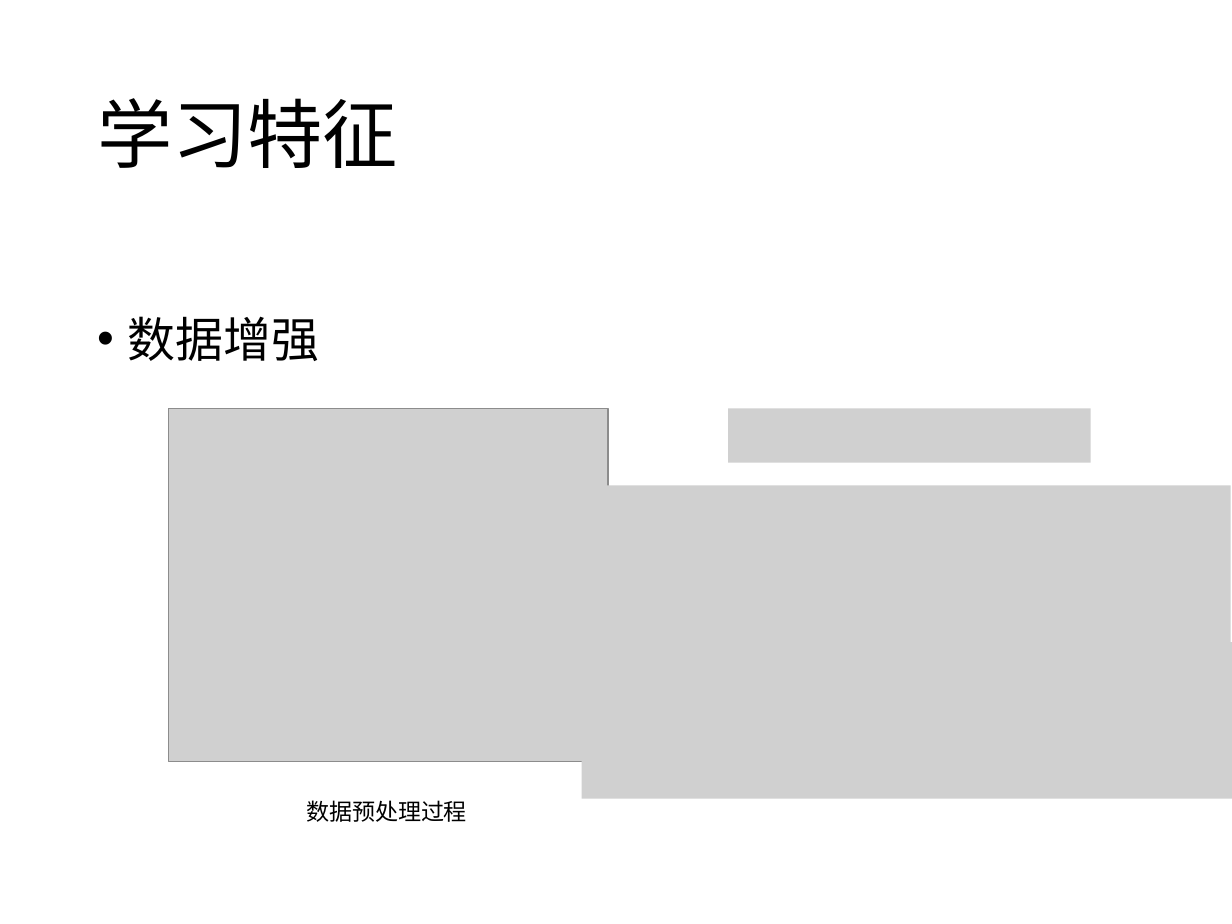
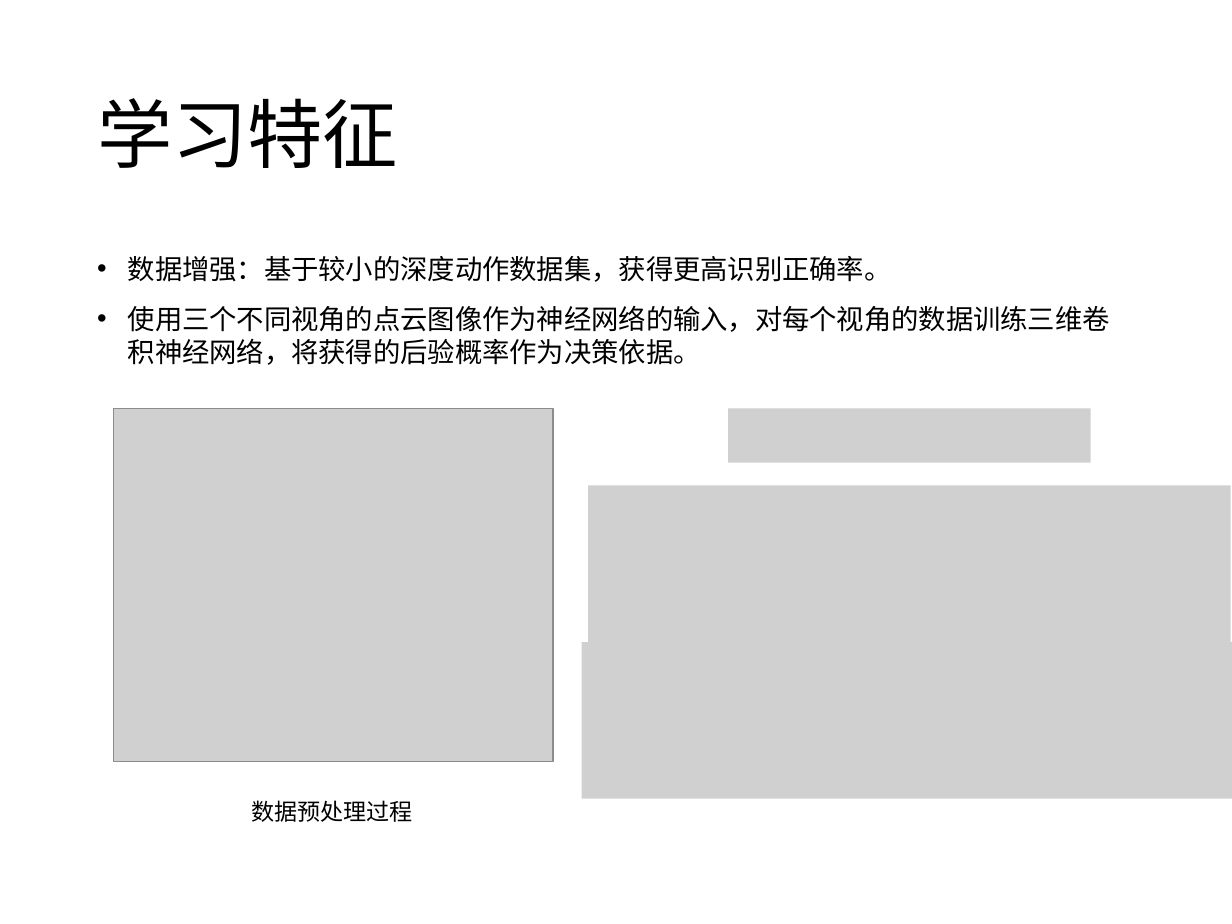
Before and after one commit to Mostro-Complexity/The-Damn-Thesis, a slide deck: slide 14 of 仇思宇-终期答辩-20190530.pptx (slide 13 before the commit). Drawn at 1232x924 pixels with LibreOffice and Linux fonts; fonts in the diff are those of the drawing; grey boxes stand for pictures. Boxes give left, top, right and bottom in pixels: in the first picture for what was removed or moved away, otherwise in the second. Text is boxed around its words. In the diff, an @@ line names an element or a change of style, - is before the commit and + after.

```diff
--- a/仇思宇-终期答辩-20190530.pptx
+++ b/仇思宇-终期答辩-20190530.pptx
@@ text at [128,256,1110,365]: text changed; size 28 to 16 pt @@
-• 数据增强
+• 数据增强：基于较小的深度动作数据集，获得更高识别正确率。
+• 使用三个不同视角的点云图像作为神经网络的输入，对每个视角的数据训练三维卷积神经网络，将获得的后验概率作为决策依据。
@@ picture: place and size @@
-picture at [169,409,609,761]
+picture at [113,409,553,761]
@@ text "数据预处理过程": place and size @@
-text "数据预处理过程" at [306,800,467,822]
+text "数据预处理过程" at [251,800,412,822]
```
Also in this commit, not shown: 10 other slides changed, 4 slides added, 5 slides removed, 13 other files.
